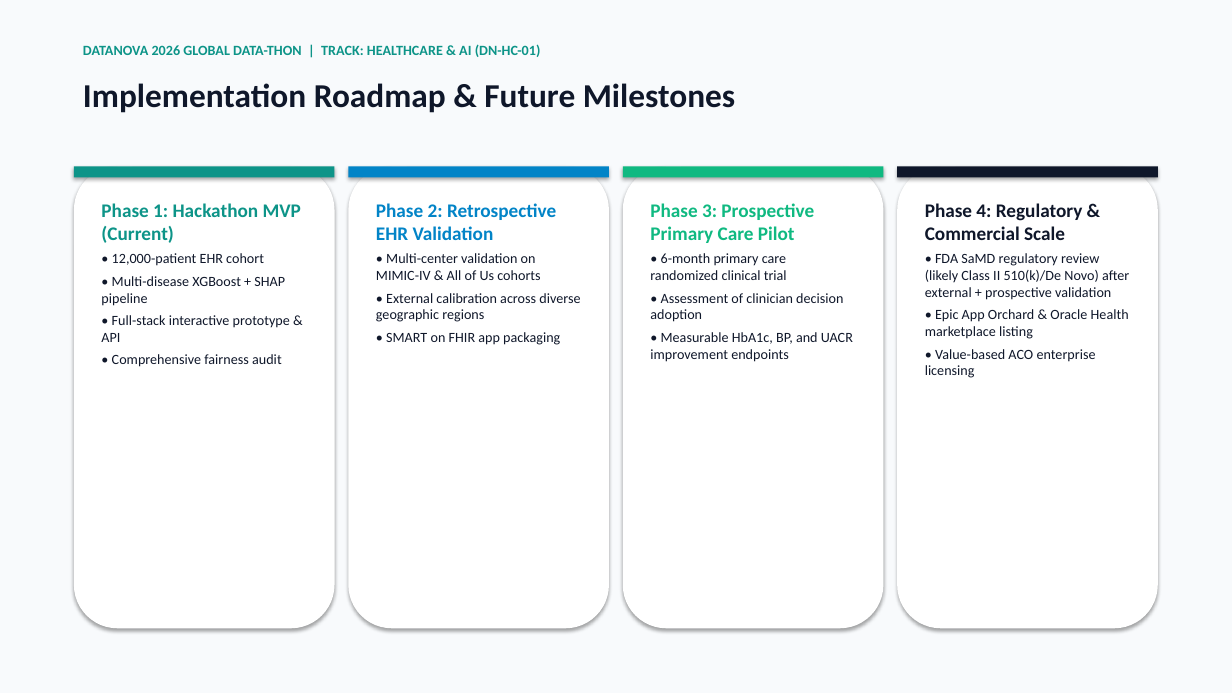
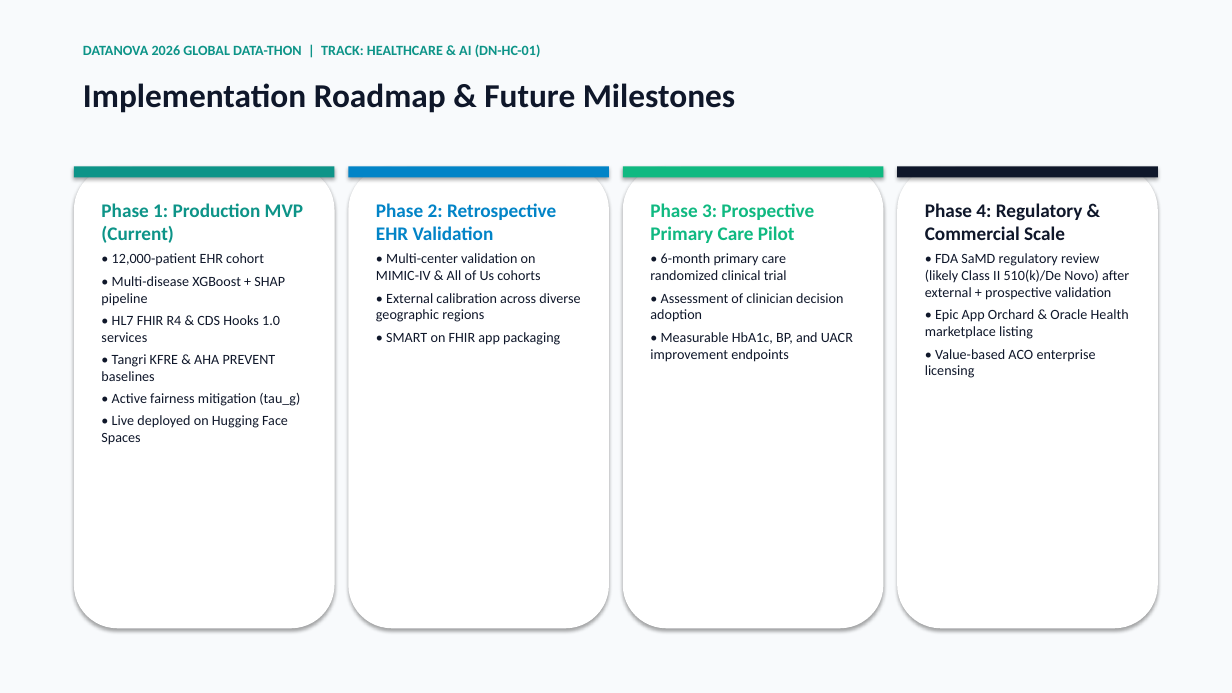
Before and after one commit to armageden/vitarisk-cds, a slide deck: slide 13 of presentation/VitaRisk_CDS_DataNova2026_Presentation.pptx. Drawn at 1232x693 pixels with LibreOffice and Linux fonts; fonts in the diff are those of the drawing. Boxes give left, top, right and bottom in pixels: in the first picture for what was removed or moved away, otherwise in the second. Text is boxed around its words. In the diff, an @@ line names an element or a change of style, - is before the commit and + after.

Commit message:
feat: re-render presentation deck, high-res UI screenshots & 5-chapter walkthrough video to reflect live HL7 FHIR R4, CDS Hooks 1.0, KFRE/PREVENT baselines & HF deployment

```diff
--- a/presentation/VitaRisk_CDS_DataNova2026_Presentation.pptx
+++ b/presentation/VitaRisk_CDS_DataNova2026_Presentation.pptx
@@ text at [101, 203, 303, 243]: text changed @@
-Phase 1: Hackathon MVP (Current)
+Phase 1: Production MVP (Current)
@@ text at [101, 315, 300, 445]: text changed @@
-• Full-stack interactive prototype & API
-• Comprehensive fairness audit
+• HL7 FHIR R4 & CDS Hooks 1.0 services
+• Tangri KFRE & AHA PREVENT baselines
+• Active fairness mitigation (tau_g)
+• Live deployed on Hugging Face Spaces
```
Also in this commit, not shown: 3 other slides changed, 14 other files.
